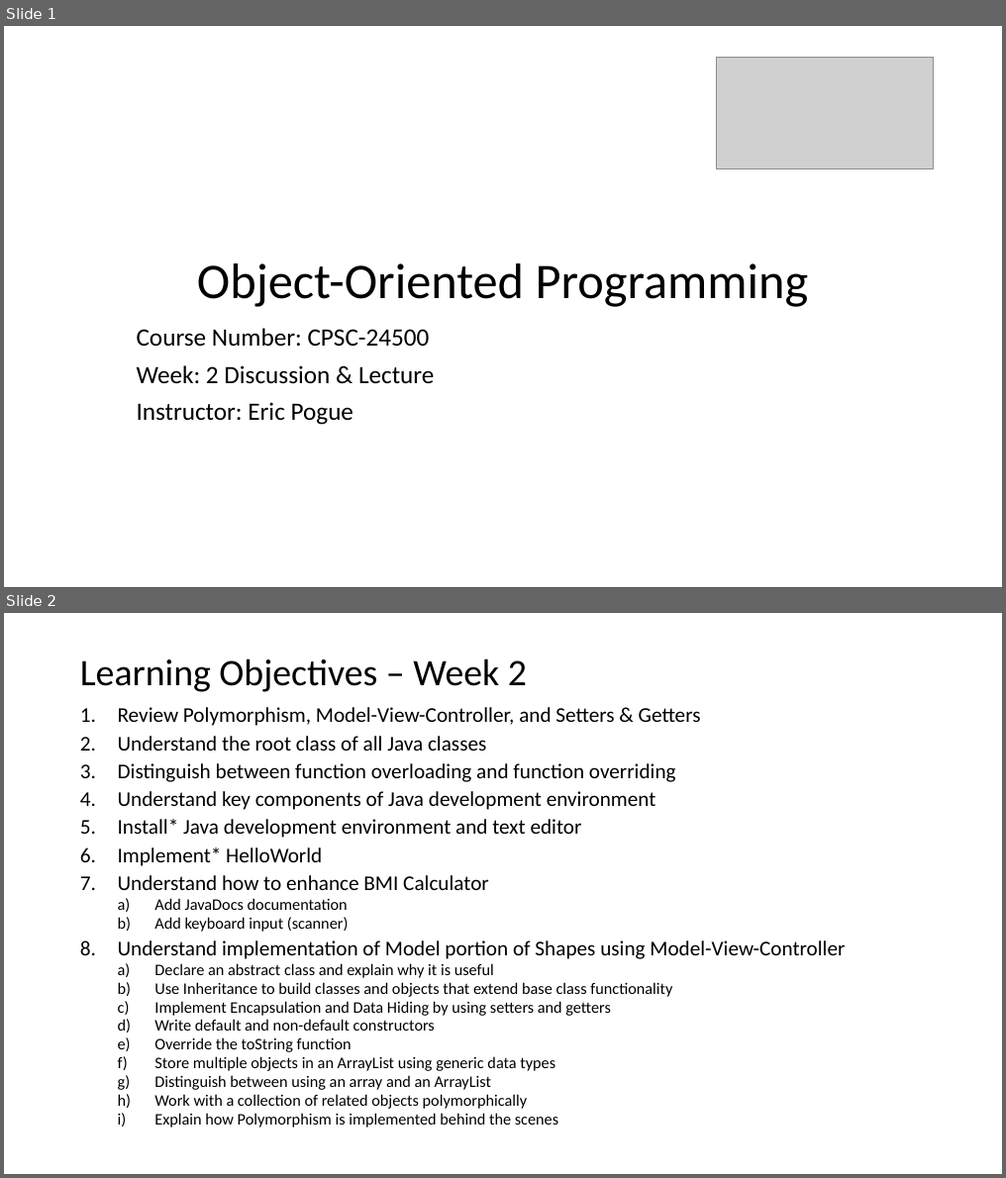
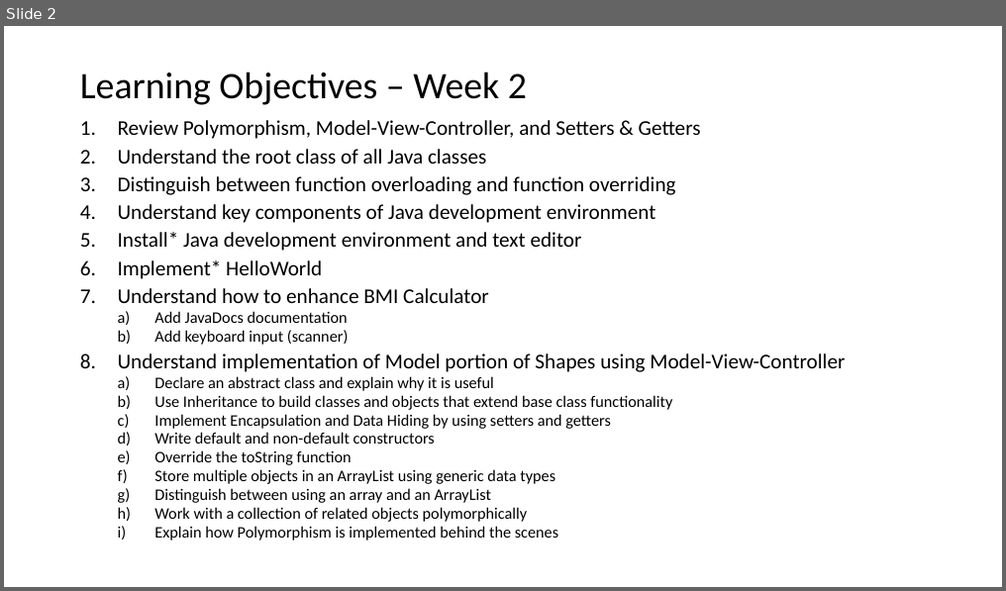
Before and after one commit to EricJPogue/www-epogue-info, a slide deck: CPSC-24500/Week02/2017SpringW02SlidesLecture.pptx. Shown one above the other, each under a label of ours: slides 1 and 2 before the commit, slide 2 after it. The pictures are 1006x1178 and 1006x591 pixels, drawn with LibreOffice and Linux fonts; fonts in the diff are those of the drawing; grey boxes stand for pictures. Boxes give left, top, right and bottom in pixels: in the first picture for what was removed or moved away, otherwise in the second. Text is boxed around its words. In the diff, an @@ line names an element or a change of style, - is before the commit and + after.

Commit message:
Add week 2 lecture clean-up video.

```diff
--- a/CPSC-24500/Week02/2017SpringW02SlidesLecture.pptx
+++ b/CPSC-24500/Week02/2017SpringW02SlidesLecture.pptx
@@ slide 1 removed at (4, 26, 1002, 587), background #FFFFFF @@
@@ picture removed at (716, 57, 934, 169) @@
@@ title removed at (197, 264, 809, 307) @@
-Object-Oriented Programming
@@ subtitle removed at (137, 328, 434, 425) @@
-Course Number: CPSC-24500
-Week: 2 Discussion & Lecture
-Instructor: Eric Pogue
```
Also in this commit, not shown: 1 slide changed, 2 slides added, 11 other files.
